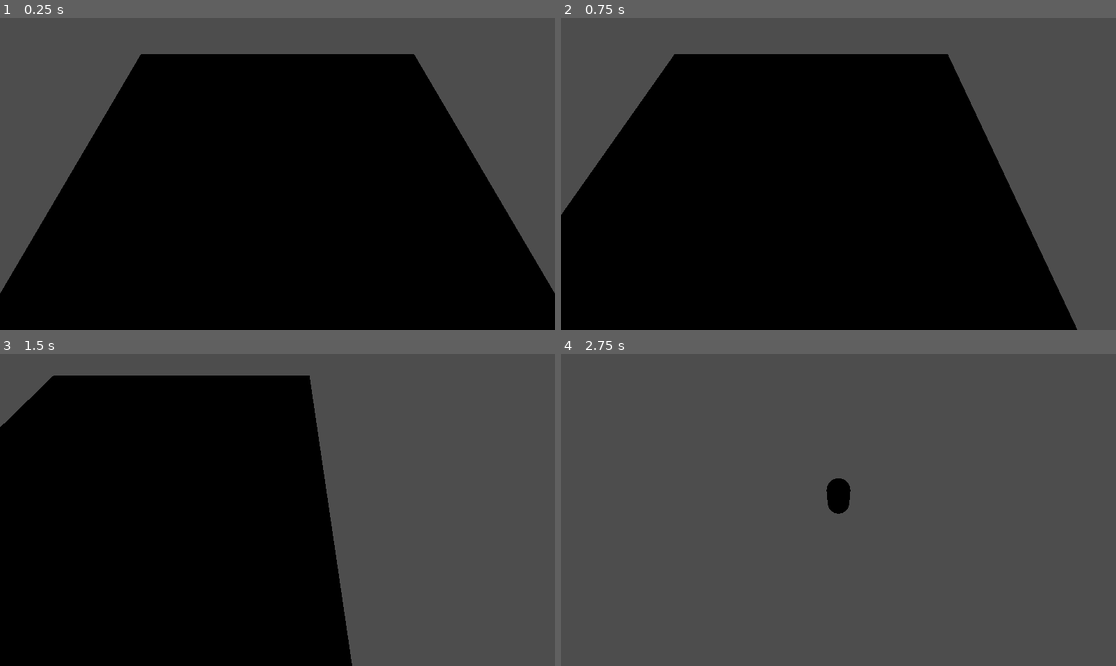
Above: before the commit, frames 1-4 (two rows, left to right).
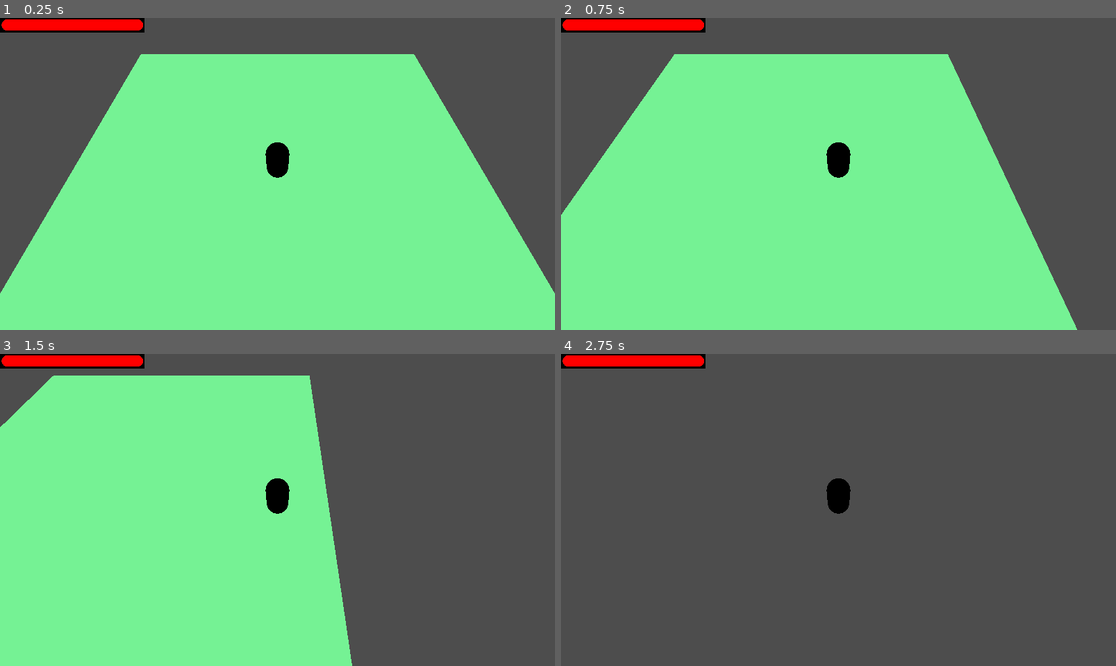
Above: after the commit, the same moments.

Repository: BrownRISDGameDevelopers/mosquito-simulator
Game: Godot game, scene res://scenes/Map.tscn
Same seed, same stepped clock (60 frames per second), same inputs: the game is played once before the commit and once after it.
Inputs:
- Up to frame 1 (0.25 s): no input
- Up to frame 2 (0.75 s): tap Enter (ui_accept) at 0.5 s; hold D (right) from 0.53 s (still down); tap Space (suck, bound only after the commit) at 0.6 s
- Up to frame 3 (1.5 s): tap Enter (ui_accept) at 0.77 s; release D (right) at 1.28 s; hold S (down) from 1.28 s (still down); tap Space (suck, bound only after the commit) at 1.35 s
- Up to frame 4 (2.75 s): tap Enter (ui_accept) at 1.52 s; release S (down) at 2.03 s; hold D (right) from 2.03 s (still down); tap Space (suck, bound only after the commit) at 2.1 s

The runs differ from the first frame. In frame 1, 70% of the frame differs, in the area x 0-100%, y 0-100%; in frame 2, 67%; in frame 3, 56%; in frame 4, 1.2%.

Commit message:
blood bar version 1

Diff:
--- /dev/null
+++ b/blood bar.tscn
@@ -0,0 +1,33 @@
+[gd_scene load_steps=6 format=3 uid="uid://cxova27gciulx"]
+
+[ext_resource type="Script" uid="uid://dvw2xug5adtq0" path="res://blood_bar.gd" id="1_oj3me"]
+[ext_resource type="Texture2D" uid="uid://biry4r3wd62qm" path="res://assets/Untitled-1.png" id="2_xnduq"]
+[ext_resource type="Texture2D" uid="uid://dotcu0n2rh1xq" path="res://assets/blood.png" id="3_e8nxs"]
+[ext_resource type="Script" uid="uid://cx8s44tm32d18" path="res://texture_progress_bar.gd" id="4_xnduq"]
+
+[sub_resource type="ImageTexture" id="ImageTexture_hf4ml"]
+
+[node name="Control" type="Control"]
+layout_mode = 3
+anchors_preset = 15
+anchor_right = 1.0
+anchor_bottom = 1.0
+grow_horizontal = 2
+grow_vertical = 2
+script = ExtResource("1_oj3me")
+
+[node name="TextureProgressBar" type="TextureProgressBar" parent="."]
+layout_mode = 0
+offset_right = 3840.0
+offset_bottom = 384.0
+value = 100.0
+texture_under = ExtResource("2_xnduq")
+texture_over = SubResource("ImageTexture_hf4ml")
+texture_progress = ExtResource("3_e8nxs")
+script = ExtResource("4_xnduq")
+
+[node name="Timer" type="Timer" parent="."]
+autostart = true
+
+[connection signal="value_changed" from="TextureProgressBar" to="." method="_on_texture_progress_bar_value_changed"]
+[connection signal="timeout" from="Timer" to="." method="_on_timer_timeout"]
--- /dev/null
+++ b/blood_bar.gd
@@ -0,0 +1,37 @@
+extends Control
+
+"""@onready var points = 100
+signal death
+
+func _decrease():
+	points.x -= 50
+
+func _time_to_die():
+	return points ==0;
+
+func _on_timer_timeout() -> void:
+	_decrease()
+	$TextureProgressBar.value = points
+
+	if _time_to_die():
+		emit_signal("death")"""
+
+@onready var blood_left = 100
+
+func _ready():
+	update()
+
+func _on_timer_timeout() -> void:
+	update()
+
+
+func update():
+	print("updating")
+	blood_left -= 1
+	$TextureProgressBar.value = blood_left
+
+func _on_sucked_blood():
+	blood_left +=10
+	print("sucking blood")
+	if (blood_left >100):
+		blood_left = 100
--- /dev/null
+++ b/node_3d.gd
@@ -0,0 +1,11 @@
+extends Node3D
+
+
+# Called when the node enters the scene tree for the first time.
+func _ready() -> void:
+	pass # Replace with function body.
+
+
+# Called every frame. 'delta' is the elapsed time since the previous frame.
+func _process(delta: float) -> void:
+	pass
--- a/project.godot
+++ b/project.godot
@@ -42,6 +42,11 @@
 "events": [Object(InputEventKey,"resource_local_to_scene":false,"resource_name":"","device":-1,"window_id":0,"alt_press …(192 unchanged characters)…
 ]
 }
+suck={
+"deadzone": 0.2,
+"events": [Object(InputEventKey,"resource_local_to_scene":false,"resource_name":"","device":-1,"window_id":0,"alt_pressed":false,"shift_pressed":false,"ctrl_pressed":false,"meta_pressed":false,"pressed":false,"keycode":0,"physical_keycode":32,"key_label":0,"unicode":32,"location":0,"echo":false,"script":null)
+]
+}
 
 [rendering]
 
--- a/scenes/Map.tscn
+++ b/scenes/Map.tscn
@@ -1,10 +1,13 @@
-[gd_scene load_steps=8 format=3 uid="uid://ugb4dl0qkpih"]
+[gd_scene load_steps=9 format=3 uid="uid://ugb4dl0qkpih"]
 
 [ext_resource type="Script" uid="uid://cro18pkffxuew" path="res://scripts/player.gd" id="1_5hauk"]
 [ext_resource type="Script" uid="uid://r64v6uqb3av8" path="res://scripts/camera.gd" id="2_lajc7"]
+[ext_resource type="PackedScene" uid="uid://cxova27gciulx" path="res://blood bar.tscn" id="3_xkm8s"]
 
 [sub_resource type="StandardMaterial3D" id="StandardMaterial3D_lajc7"]
 albedo_color = Color(0.3658983, 0.59, 0.2773, 1)
+emission_enabled = true
+emission = Color(0.45717633, 0.94909555, 0.5787384, 1)
 
 [sub_resource type="PlaneMesh" id="PlaneMesh_xkm8s"]
 material = SubResource("StandardMaterial3D_lajc7")
@@ -43,3 +46,5 @@
 transform = Transform3D(1, 0, 0, 0, 0.49999997, 0.86602545, 0, -0.86602545, 0.49999997, 0, 0.85, 0.5)
 script = ExtResource("2_lajc7")
 player = NodePath("../Player")
+
+[node name="Control" parent="Camera3D" instance=ExtResource("3_xkm8s")]
--- a/scripts/player.gd
+++ b/scripts/player.gd
@@ -5,6 +5,10 @@
 
 const SPEED = 1
 const JUMP_VELOCITY = 4.5
+
+signal sucked_blood
+
+@onready var blood_bar = $"../Camera3D/Control"
 
 
 func _physics_process(delta: float) -> void:
@@ -27,4 +31,12 @@
 		velocity.x = move_toward(velocity.x, 0, SPEED)
 		velocity.z = move_toward(velocity.z, 0, SPEED)
 
+	if Input.is_action_just_pressed("suck"):
+		_add_blood()
+
+
 	move_and_slide()
+
+func _add_blood():
+	emit_signal("sucked_blood")
+	blood_bar._on_sucked_blood()
--- /dev/null
+++ b/texture_progress_bar.gd
@@ -0,0 +1 @@
+extends TextureProgressBar
Binary file added: assets/Untitled-1.png
Not shown, added: assets/Untitled-1.png.import
Binary file added: assets/blood.png
Not shown, added: assets/blood.png.import
Not shown, added: blood_bar.gd.uid
Not shown, added: node_3d.gd.uid
Not shown, added: texture_progress_bar.gd.uid
